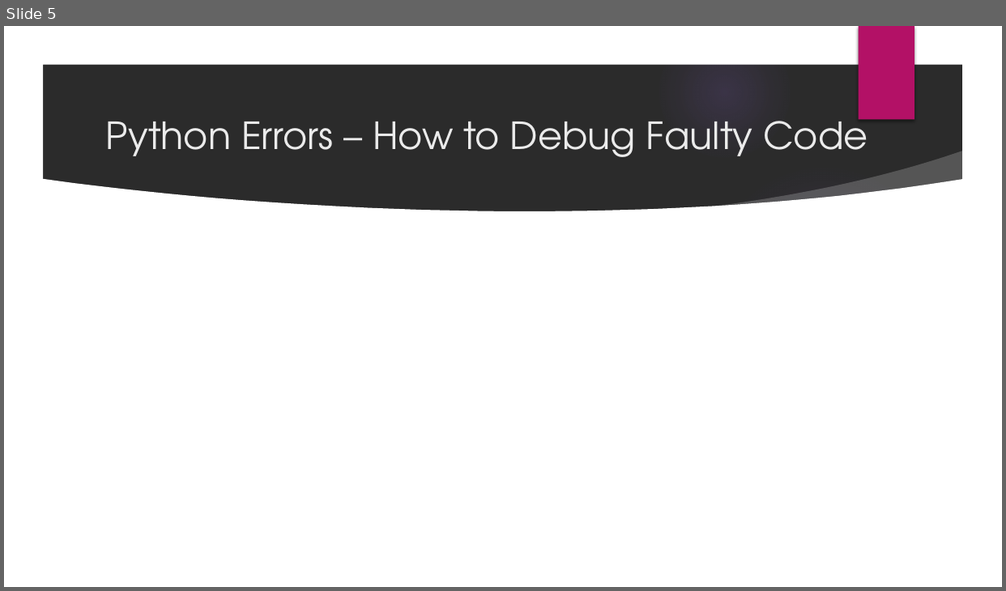
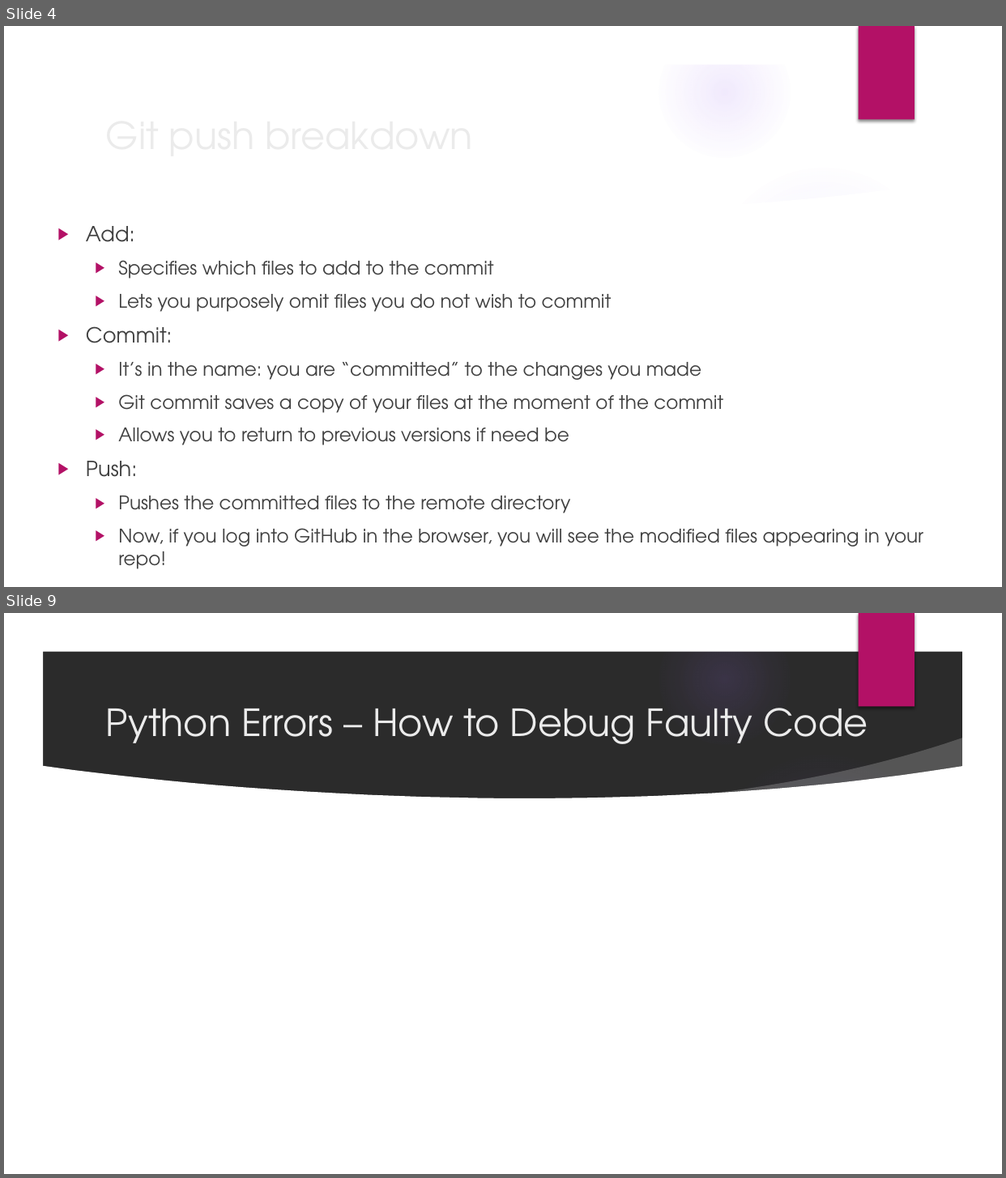
Before and after one commit to jmartineau1993/Intro-to-Python, a slide deck: PPTs/Week2.pptx. Shown one above the other, each under a label of ours: slide 5 before the commit, slides 4 and 9 after it; the slides between them are not shown. The pictures are 1006x591 and 1006x1178 pixels, drawn with LibreOffice and Linux fonts; fonts in the diff are those of the drawing; background and template pictures are left out; a plain dark background stands for a picture behind light text. Boxes give left, top, right and bottom in pixels: in the first picture for what was removed or moved away, otherwise in the second. Text is boxed around its words. In the diff, an @@ line names an element or a change of style, - is before the commit and + after.

```diff
--- a/PPTs/Week2.pptx
+++ b/PPTs/Week2.pptx
@@ slide 4 added at (4, 26, 1002, 587), background picture (left out); not listed: 9 template elements that a slide beside it also shows @@
@@ title added at (98, 105, 816, 163), 36 pt, text #EBEBEB @@
+Git push breakdown
@@ text added at (86, 226, 923, 570), 18 pt, text #404040 @@
+▶ Add:
+  ▶ Specifies which files to add to the commit
+  ▶ Lets you purposely omit files you do not wish to commit
+▶ Commit:
+  ▶ It’s in the name: you are “committed” to the changes you made
+  ▶ Git commit saves a copy of your files at the moment of the commit
+  ▶ Allows you to return to previous versions if need be
+▶ Push:
+  ▶ Pushes the committed files to the remote directory
+  ▶ Now, if you log into GitHub in the browser, you will see the modified files appearing in your repo!
@@ what was slide 5 is now slide 9 @@
```
Also in this commit, not shown: 4 slides changed, 5 other slides added, 3 other files.
